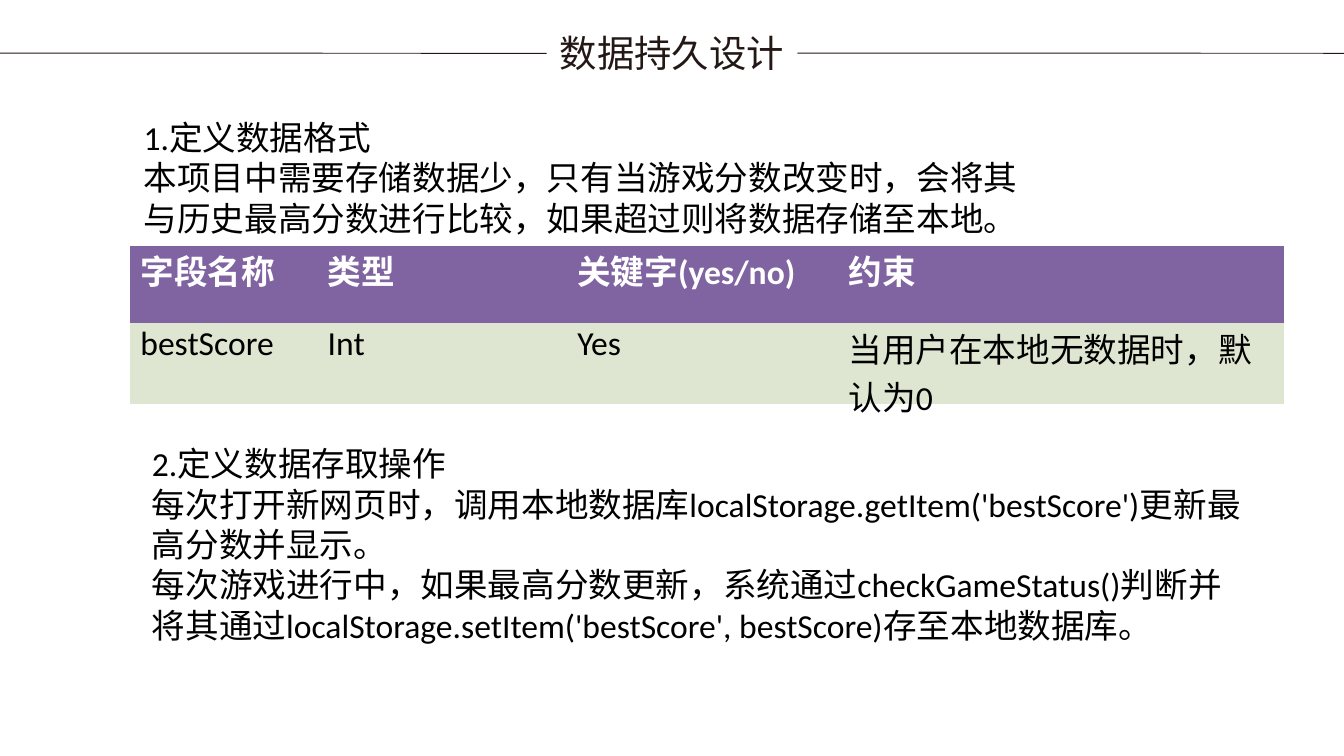
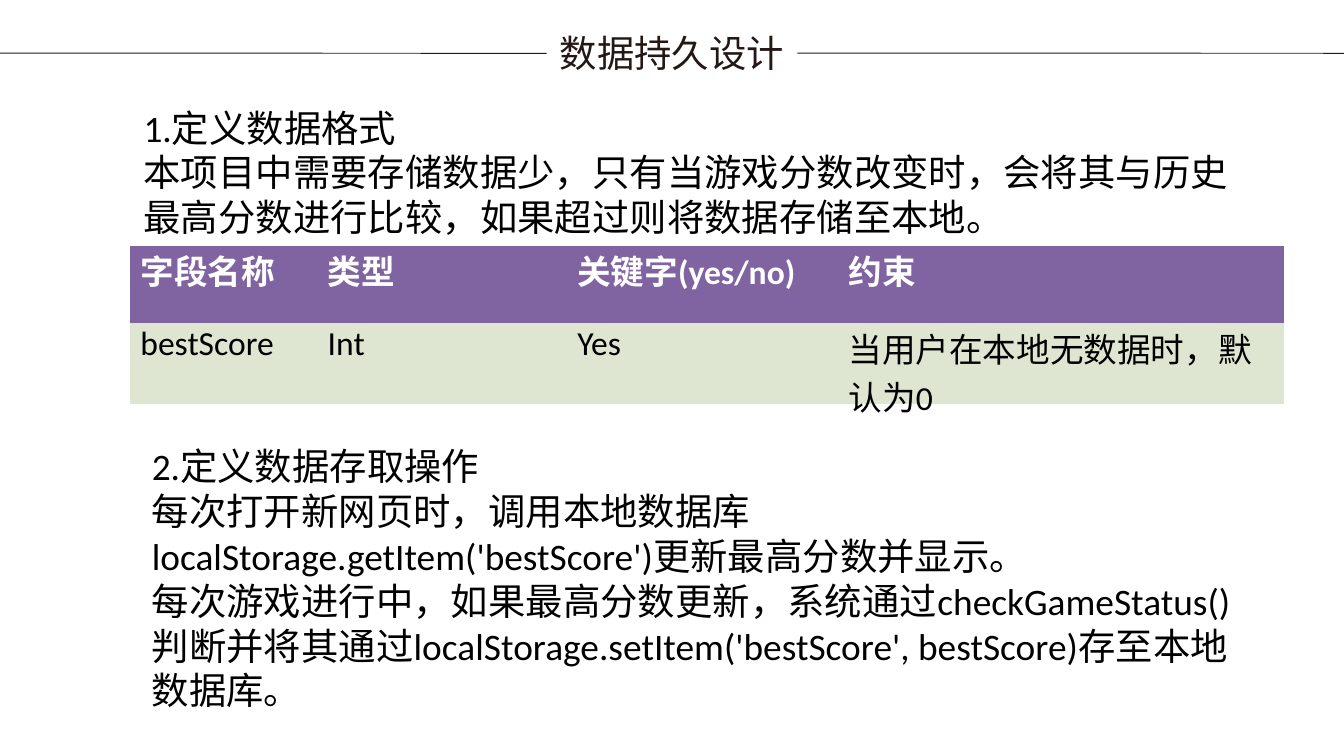
Before and after one commit to ustcwzyu/2048, a slide deck: slide 24 of 概要设计/高软3.pptx. Drawn at 1344x756 pixels with LibreOffice and Linux fonts; fonts in the diff are those of the drawing. Boxes give left, top, right and bottom in pixels: in the first picture for what was removed or moved away, otherwise in the second. Text is boxed around its words. In the diff, an @@ line names an element or a change of style, - is before the commit and + after.

```diff
--- a/概要设计/高软3.pptx
+++ b/概要设计/高软3.pptx
@@ text "1.定义数据格式 本项目中需要存储数据少，只有当游戏分数改变时，会将其与历史最高分数进行比较，如果超过则将数据存储至本地 ..." at bbox=[144, 111, 1228, 235]: size 18 to 20 pt @@
@@ text "1.定义数据格式 本项目中需要存储数据少，只有当游戏分数改变时，会将其与历史最高分数进行比较，如果超过则将数据存储至本地 ...": place and size @@
-text "1.定义数据格式 本项目中需要存储数据少，只有当游戏分数改变时，会将其与历史最高分数进行比较，如果超过则将数据存储至本地 ..." at bbox=[144, 123, 1018, 235]
+text "1.定义数据格式 本项目中需要存储数据少，只有当游戏分数改变时，会将其与历史最高分数进行比较，如果超过则将数据存储至本地 ..." at bbox=[144, 111, 1228, 235]
@@ text "2.定义数据存取操作" at bbox=[152, 449, 1230, 707]: size 18 to 20 pt @@
```
Also in this commit, not shown: 4 other slides changed, 3 other files.
